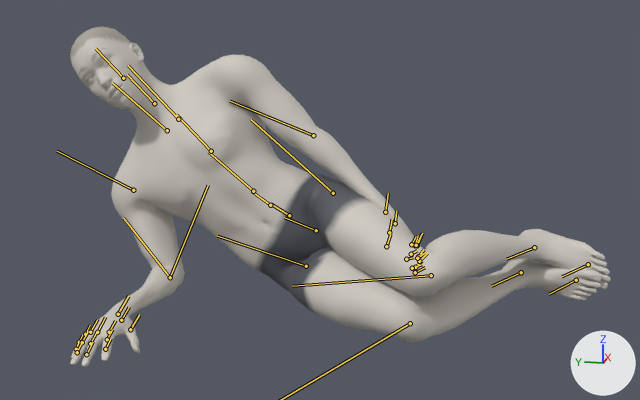
The glTF model exports/side-plank-clamshell.glb as it was, and as the next commit left it.
One viewpoint serves both versions: a camera (50 mm lens) standing at (-2.229, -0.473, 0.841) and looking at (-0.137, -0.055, 0.318). The lights are fixed; the arrows at lower right show +X, +Y and +Z. The older version comes first. Both versions are drawn at frame 0 of the action 'side-plank-clamshell_right'; the numbers are the values there. The bones that change, and the others that lie on the model, are drawn over the model as lines.
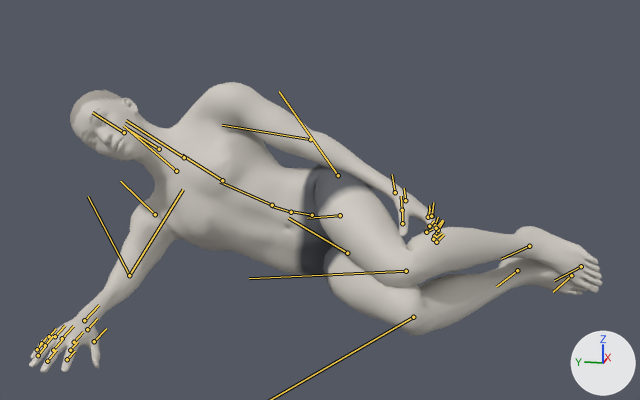
The change in detail:
Bone 'pelvis' (bone_pelvis) moves from (0.003, -0.795, -0.059) to (0.052, -0.773, -0.145).
Bone 'pelvis' (bone_pelvis) turns from (-20, -90, 90) to (7, -90, 90) degrees about its own x, y and z.
Bone 'spine_01' (bone_spine_01) turns from (-10, 0, 0) to (-15, 0, 0) degrees about its own x, y and z.
Bone 'spine_02' (bone_spine_02) turns from (-5, 0, 0) to (-7, 0, 0) degrees about its own x, y and z.
Bone 'spine_03' (bone_spine_03) turns from (-5, 0, 0) to (-7, 0, 0) degrees about its own x, y and z.
Bone 'spine_04' (bone_spine_04) turns from (-6, 0, 0) to (-9, 0, 0) degrees about its own x, y and z.
Bone 'clavicle_r' (bone_clavicle_r) turns from (6, 4, 0) to (-11, -20, 0) degrees about its own x, y and z.
Bone 'upperarm_r' (bone_upperarm_r) turns from (18, 1, 11) to (47, 42, 79) degrees about its own x, y and z.
Bone 'lowerarm_r' (bone_lowerarm_r) turns from (-13, 28, 18) to (-6, -8, -30) degrees about its own x, y and z.
Bone 'hand_r' (bone_hand_r) turns from (-73, 11, -55) to (-73, 8, -46) degrees about its own x, y and z.
Bone 'thigh_l' (bone_thigh_l) turns from (-5, -10, 40) to (-31, 12, 48) degrees about its own x, y and z.
Bone 'calf_l' (bone_calf_l) turns from (-10, 5, -96) to (-8, 5, -97) degrees about its own x, y and z.
Bone 'foot_l' (bone_foot_l) turns from (9, -1, -4) to (7, -1, -12) degrees about its own x, y and z.
Bone 'thigh_r' (bone_thigh_r) turns from (17, -12, 37) to (-3, 7, 54) degrees about its own x, y and z.
Bone 'calf_r' (bone_calf_r) turns from (10, -5, -92) to (9, -5, -111) degrees about its own x, y and z.
Bone 'foot_r' (bone_foot_r) turns from (-9, 1, -5) to (-7, 1, -12) degrees about its own x, y and z.

Changed parts and their boxes [x1, y1, x2, y2] in the pictures (640 x 400 px):
'Mesh_0', posed (15% shorter)
    before: [70, 26, 611, 367]
    after: [29, 82, 602, 373]
bone 'pelvis', root to tip
    before: (316, 230) to (284, 217)
    after: (340, 215) to (307, 218)
bone 'spine_01', root to tip
    before: (289, 215) to (271, 204)
    after: (312, 215) to (291, 211)
bone 'spine_02', root to tip
    before: (270, 205) to (252, 192)
    after: (291, 212) to (271, 206)
bone 'spine_03', root to tip
    before: (253, 191) to (208, 152)
    after: (272, 205) to (220, 182)
bone 'spine_04', root to tip
    before: (211, 151) to (176, 114)
    after: (222, 180) to (182, 155)
bone 'clavicle_r', root to tip
    before: (167, 130) to (112, 83)
    after: (176, 171) to (123, 125)
bone 'upperarm_r', root to tip
    before: (133, 190) to (57, 151)
    after: (155, 214) to (120, 181)
bone 'lowerarm_r', root to tip
    before: (170, 277) to (123, 218)
    after: (129, 275) to (88, 196)
bone 'hand_r', root to tip
    before: (118, 314) to (128, 296)
    after: (84, 320) to (99, 305)
bone 'thigh_l', root to tip
    before: (333, 193) to (251, 119)
    after: (338, 175) to (279, 91)
bone 'calf_l', root to tip
    before: (431, 275) to (292, 286)
    after: (406, 271) to (249, 278)
bone 'foot_l', root to tip
    before: (534, 247) to (506, 259)
    after: (529, 246) to (501, 259)
bone 'thigh_r', root to tip
    before: (306, 266) to (217, 236)
    after: (347, 253) to (288, 218)
bone 'foot_r', root to tip
    before: (521, 272) to (491, 286)
    after: (517, 270) to (496, 286)
